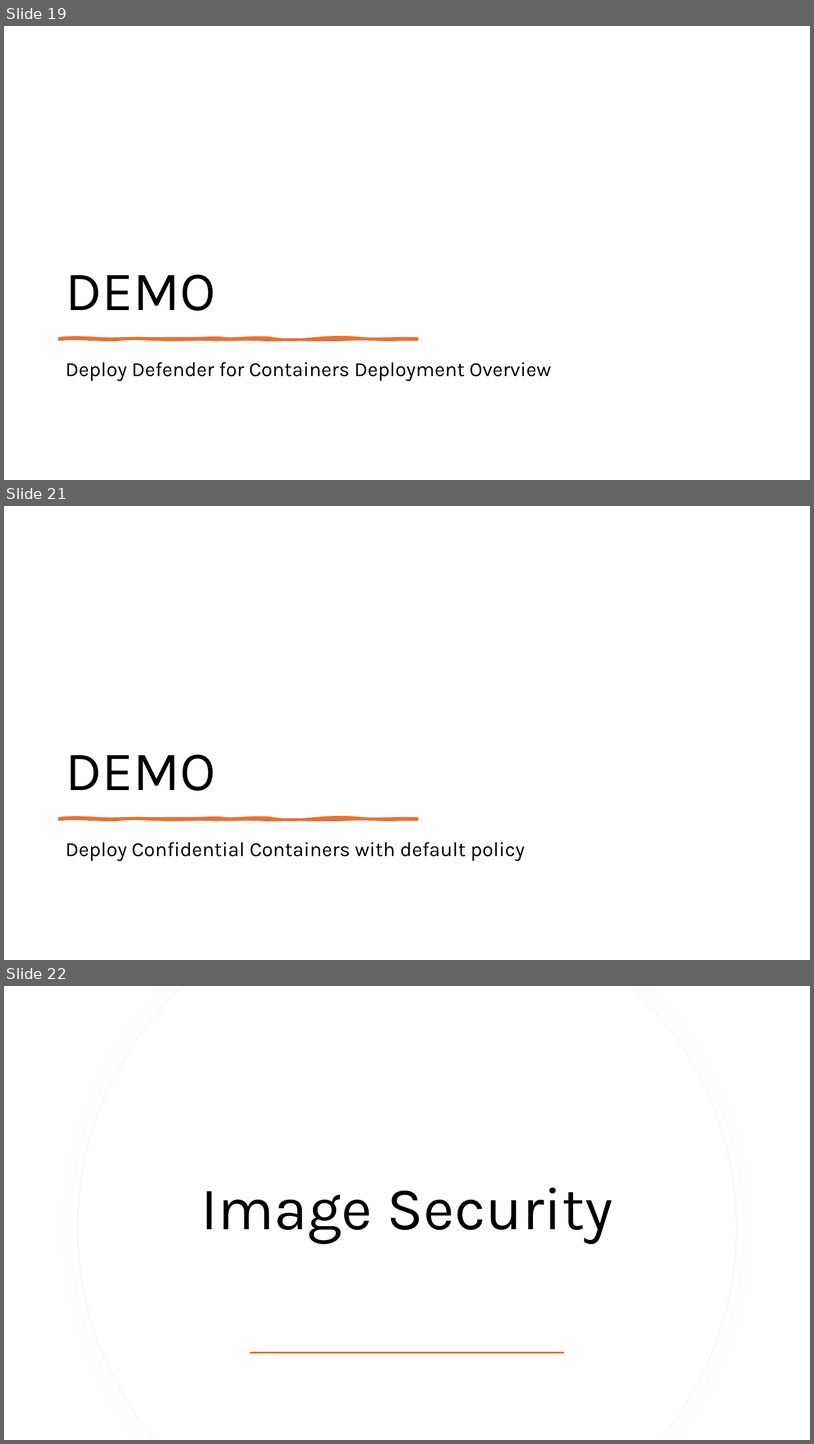
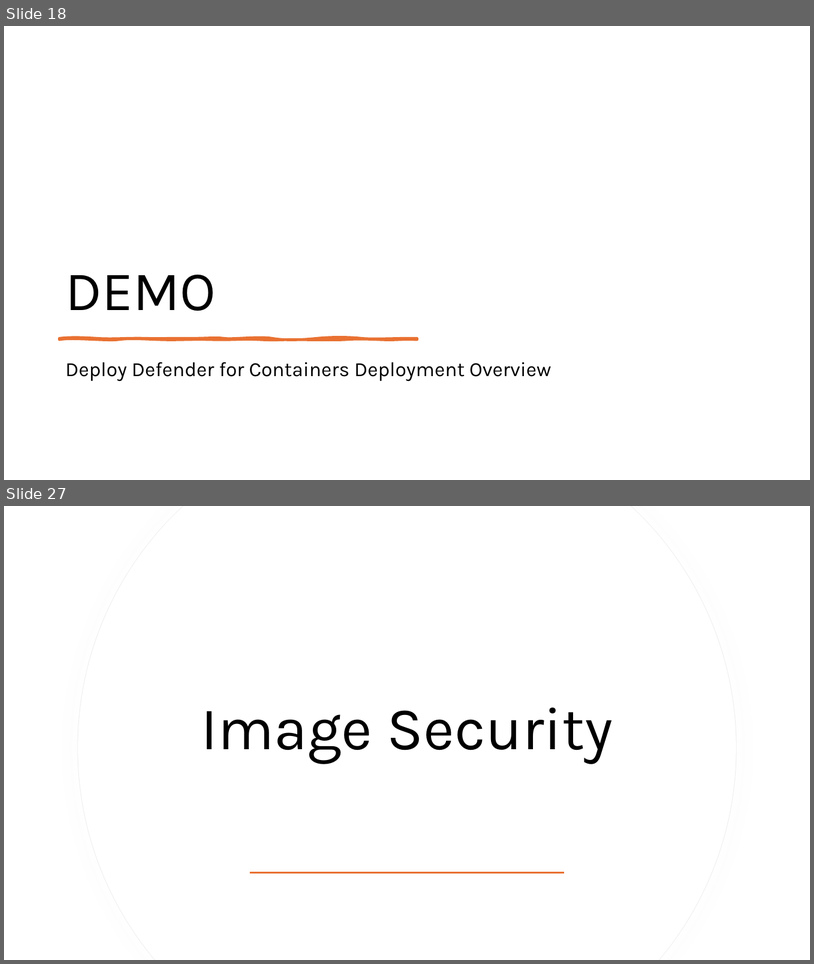
Before and after one commit to fhbilgen/AKSDeepDive, a slide deck: AKS_DD_Security.pptx. Shown one above the other, each under a label of ours: slides 19, 21 and 22 before the commit, slides 18 and 27 after it; the slides between them are not shown. The pictures are 814x1444 and 814x964 pixels, drawn with LibreOffice and Linux fonts; fonts in the diff are those of the drawing. Boxes give left, top, right and bottom in pixels: in the first picture for what was removed or moved away, otherwise in the second. Text is boxed around its words. In the diff, an @@ line names an element or a change of style, - is before the commit and + after.

```diff
--- a/AKS_DD_Security.pptx
+++ b/AKS_DD_Security.pptx
@@ slide 21 removed at <box>4,506,810,960</box>, background #FFFFFF @@
@@ title removed at <box>65,754,216,790</box> @@
-DEMO
@@ freeform shape removed at <box>60,818,418,819</box> @@
@@ text removed at <box>65,842,525,861</box> @@
-Deploy Confidential Containers with default policy
@@ what was slide 19 is now slide 18 @@
@@ what was slide 22 is now slide 27 @@
```
Also in this commit, not shown: 2 slides changed, 14 slides added, 2 other slides removed, 11 other files.
